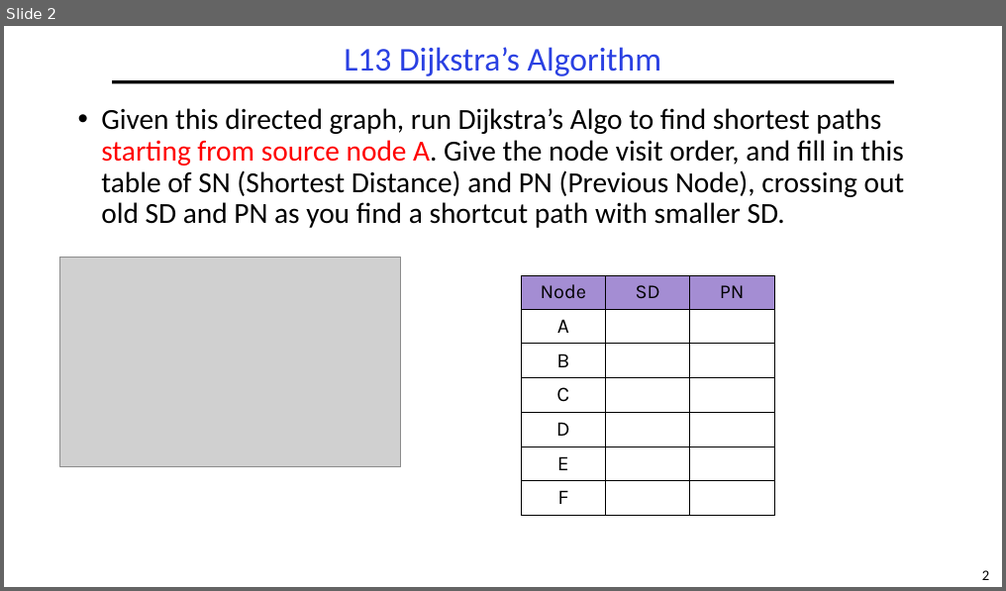
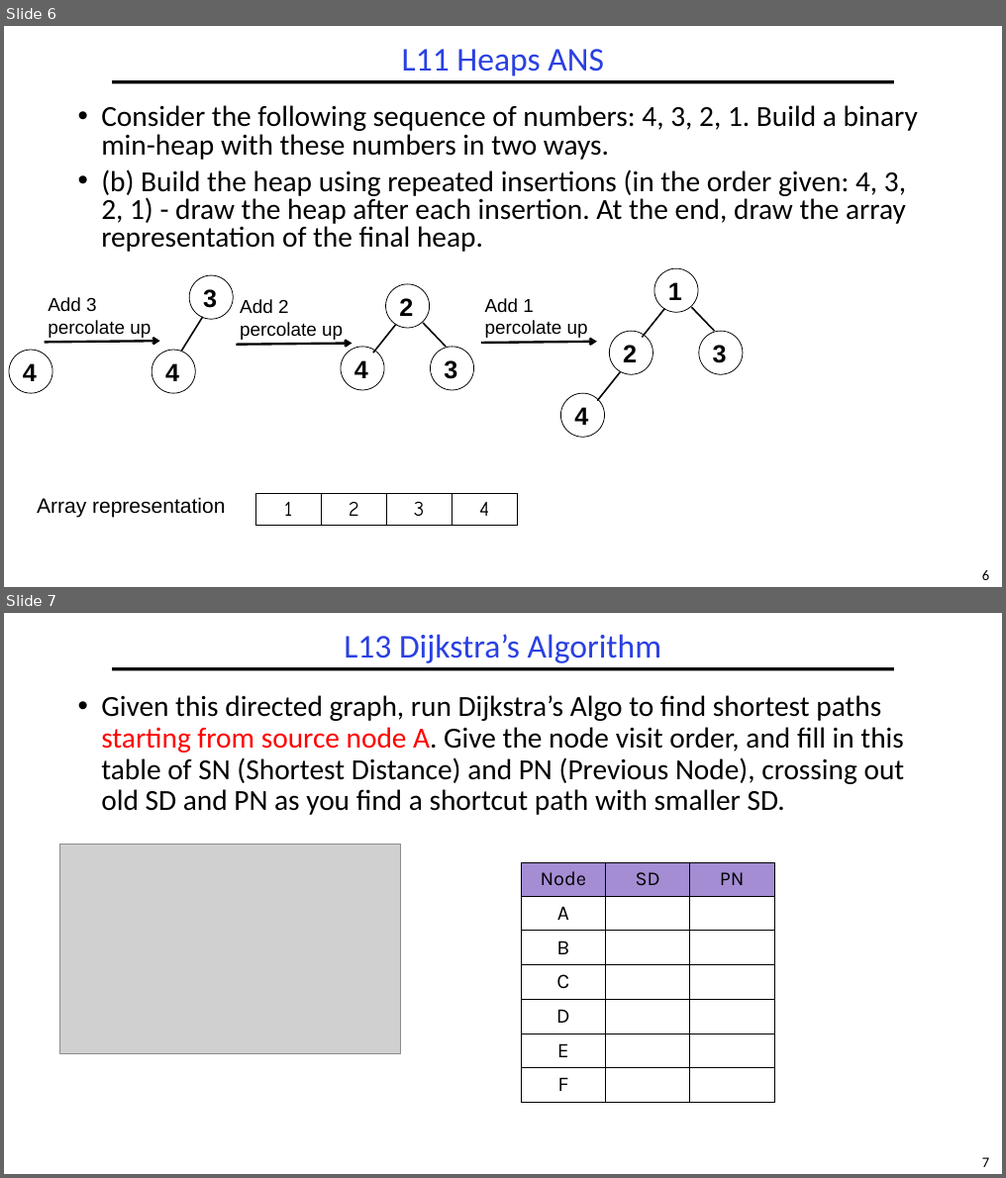
Before and after one commit to guhofstra/CSC111Fa25, a slide deck: PPTs/Exam/CSC017 Final Exam Sample Sp2025 ANS.pptx. Shown one above the other, each under a label of ours: slide 2 before the commit, slides 6 and 7 after it. The pictures are 1006x591 and 1006x1178 pixels, drawn with LibreOffice and Linux fonts; fonts in the diff are those of the drawing; grey boxes stand for pictures. Boxes give left, top, right and bottom in pixels: in the first picture for what was removed or moved away, otherwise in the second. Text is boxed around its words. In the diff, an @@ line names an element or a change of style, - is before the commit and + after.

```diff
--- a/PPTs/Exam/CSC017 Final Exam Sample Sp2025 ANS.pptx
+++ b/PPTs/Exam/CSC017 Final Exam Sample Sp2025 ANS.pptx
@@ slide 6 added at [4,26,1002,587], background #FFFFFF; not listed: 2 template elements that a slide beside it also shows @@
@@ title added at [402,49,604,76], 32 pt, text #2A40E2 @@
+L11 Heaps ANS
@@ text added at [101,105,918,252], 28 pt, text #000000 @@
+• Consider the following sequence of numbers: 4, 3, 2, 1. Build a binary min-heap with these numbers in two ways.
+• (b) Build the heap using repeated insertions (in the order given: 4, 3, 2, 1) - draw the heap after each insertion. At the end, draw the array representation of the final heap.
@@ ellipse added at [190,275,233,319], fill #FFFFFF, outline #000000 0.75 pt, 24 pt, text #000000, bold @@
+3
@@ ellipse added at [386,284,430,328], fill #FFFFFF, outline #000000 0.75 pt, 24 pt, text #000000, bold @@
+2
@@ ellipse added at [654,269,698,312], fill #FFFFFF, outline #000000 0.75 pt, 24 pt, text #000000, bold @@
+1
@@ text added at [48,297,151,338], 18 pt, text #000000 @@
+Add 3
+percolate up
@@ line added from (203, 317) to (177, 358), #000000 1.5 pt @@
@@ text added at [240,299,343,340], 18 pt, text #000000 @@
+Add 2
+percolate up
@@ text added at [485,298,588,338], 18 pt, text #000000 @@
+Add 1
+percolate up
@@ line added from (665, 309) to (642, 338), #000000 1.5 pt @@
@@ line added from (692, 307) to (715, 332), #000000 1.5 pt @@
@@ ellipse added at [9,350,53,393], fill #FFFFFF, outline #000000 0.75 pt, 24 pt, text #000000, bold @@
+4
@@ arrow added from (45, 342) to (159, 341), #000000 2.25 pt @@
@@ ellipse added at [152,350,195,393], fill #FFFFFF, outline #000000 0.75 pt, 24 pt, text #000000, bold @@
+4
@@ arrow added from (236, 345) to (352, 344), #000000 2.25 pt @@
@@ ellipse added at [341,347,384,390], fill #FFFFFF, outline #000000 0.75 pt, 24 pt, text #000000, bold @@
+4
@@ line added from (396, 325) to (373, 353), #000000 1.5 pt @@
@@ line added from (423, 323) to (446, 347), #000000 1.5 pt @@
@@ ellipse added at [430,347,473,390], fill #FFFFFF, outline #000000 0.75 pt, 24 pt, text #000000, bold @@
+3
@@ arrow added from (481, 343) to (597, 342), #000000 2.25 pt @@
@@ ellipse added at [610,332,653,374], fill #FFFFFF, outline #000000 0.75 pt, 24 pt, text #000000, bold @@
+2
@@ ellipse added at [699,332,743,374], fill #FFFFFF, outline #000000 0.75 pt, 24 pt, text #000000, bold @@
+3
@@ line added from (620, 372) to (598, 401), #000000 1.5 pt @@
@@ ellipse added at [561,393,604,437], fill #FFFFFF, outline #000000 0.75 pt, 24 pt, text #000000, bold @@
+4
@@ text added at [37,497,225,517], 20 pt, text #000000 @@
+Array representation
@@ table added at [256,494,517,526], 1 rows, 4 columns @@
+1 | 2 | 3 | 4
@@ what was slide 2 is now slide 7 @@
@@ page number at [982,1157,989,1167]: text changed @@
-2
+7
```
Also in this commit, not shown: 5 slides changed, 6 other slides added, 7 other files.
